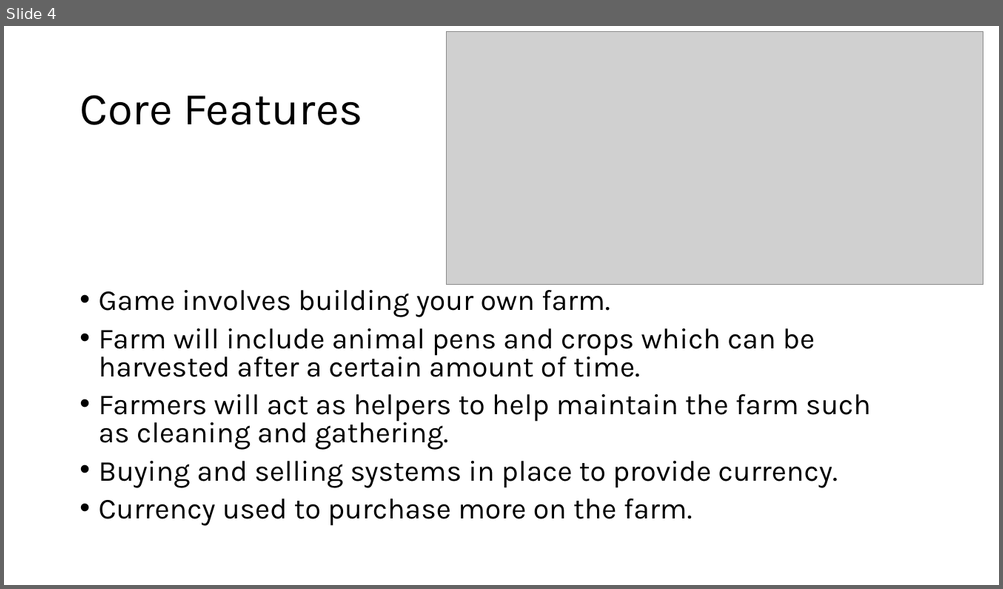
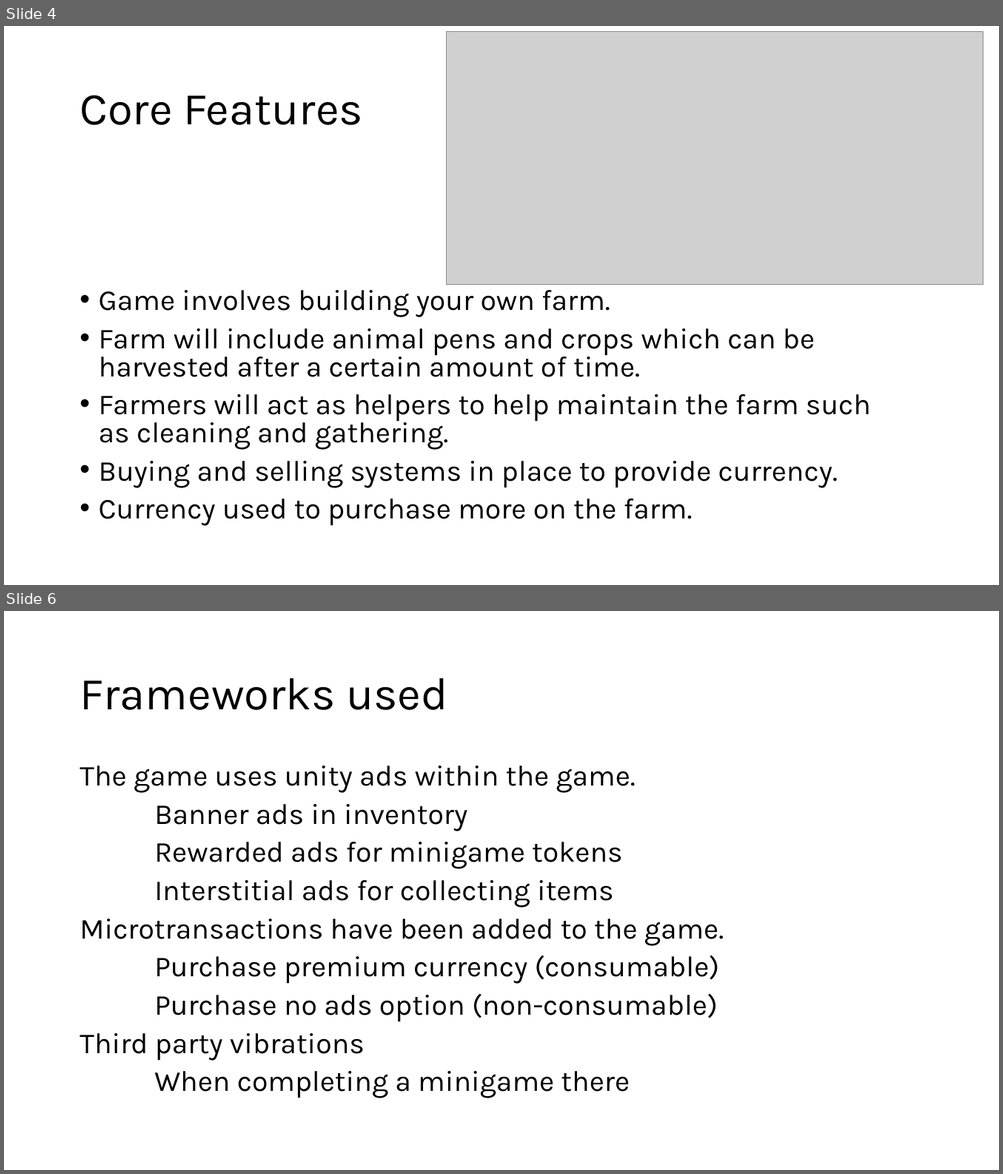
Before and after one commit to bar-nzie/MobileGameDevelopment, a slide deck: Mobile Game Development Presentation.pptx. Shown one above the other, each under a label of ours: slide 4 before the commit, slides 4 and 6 after it; the slides between them are not shown. The pictures are 1003x589 and 1003x1174 pixels, drawn with LibreOffice and Linux fonts; fonts in the diff are those of the drawing; grey boxes stand for pictures. Boxes give left, top, right and bottom in pixels: in the first picture for what was removed or moved away, otherwise in the second. Text is boxed around its words. In the diff, an @@ line names an element or a change of style, - is before the commit and + after.

```diff
--- a/Mobile Game Development Presentation.pptx
+++ b/Mobile Game Development Presentation.pptx
@@ slide 6 added at bbox=[4, 611, 999, 1170], background #FFFFFF @@
@@ title added at bbox=[79, 678, 448, 710], 44 pt, text #000000 @@
+Frameworks used
@@ text added at bbox=[79, 766, 723, 1099], 28 pt, text #000000 @@
+The game uses unity ads within the game.
+Banner ads in inventory
+Rewarded ads for minigame tokens
+Interstitial ads for collecting items
+Microtransactions have been added to the game.
+Purchase premium currency (consumable)
+Purchase no ads option (non-consumable)
+Third party vibrations
+When completing a minigame there
```
Also in this commit, not shown: 2 other slides added, 2 slides removed, 8 other files.
